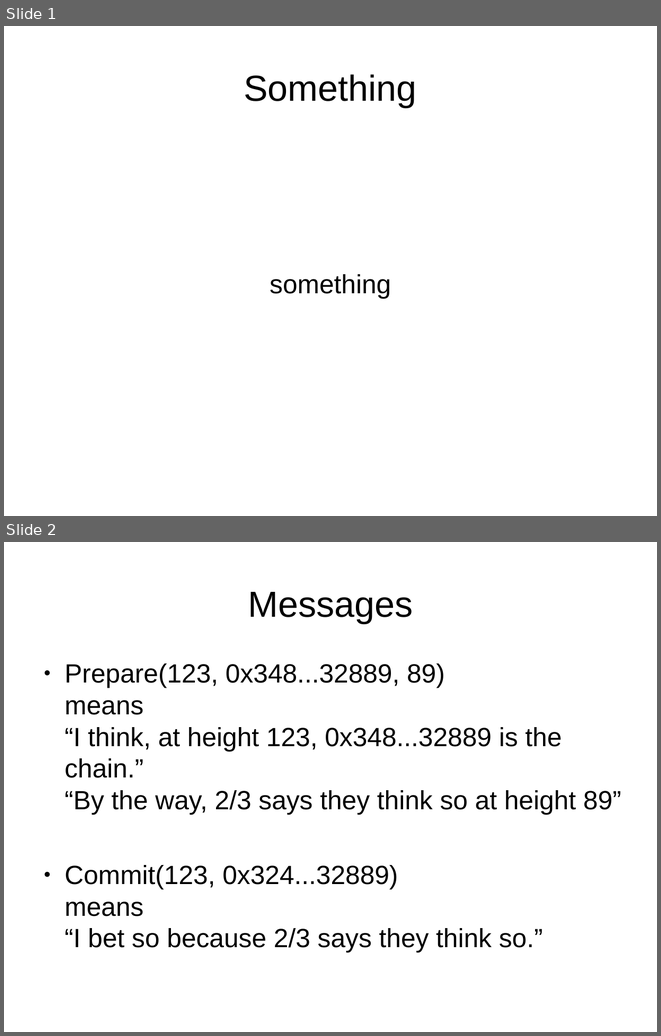
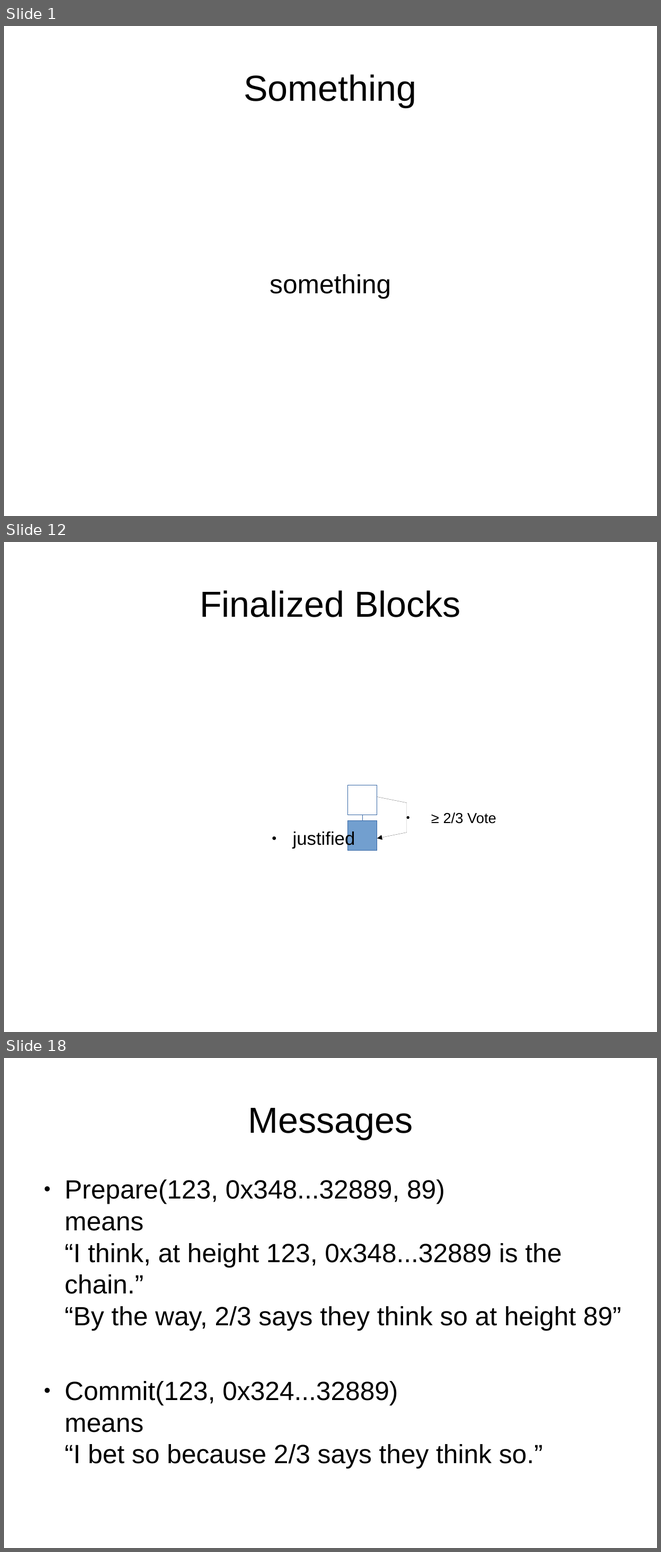
Before and after one commit to palmskog/pos, a slide deck: slide.odp. Shown one above the other, each under a label of ours: slides 1 and 2 before the commit, slides 1, 12 and 18 after it; the slides between them are not shown. The pictures are 661x1036 and 661x1552 pixels, drawn with LibreOffice and Linux fonts; fonts in the diff are those of the drawing. Boxes give left, top, right and bottom in pixels: in the first picture for what was removed or moved away, otherwise in the second. Text is boxed around its words. In the diff, an @@ line names an element or a change of style, - is before the commit and + after.

```diff
--- a/slide.odp
+++ b/slide.odp
@@ slide 12 added at [4, 542, 657, 1032], background #FFFFFF @@
@@ title added at [200, 590, 461, 617], 44 pt, text #000000 @@
+Finalized Blocks
@@ rectangle added at [347, 785, 377, 814], outline #3465A4 0 pt @@
@@ freeform shape added at [377, 797, 407, 838], outline #000000 0 pt @@
@@ rectangle added at [347, 820, 377, 850], fill #729FCF, outline #3465A4 0 pt @@
@@ elbow line added from (362, 820) to (362, 814), #3465A4 0 pt @@
@@ text added at [443, 812, 496, 823], 17.6 pt, text #000000 @@
+● ≥ 2/3 Vote
@@ text added at [293, 830, 355, 848], 22.4 pt, text #000000 @@
+● justified
@@ what was slide 2 is now slide 18 @@
```
Also in this commit, not shown: 1 slide changed, 14 other slides added.
